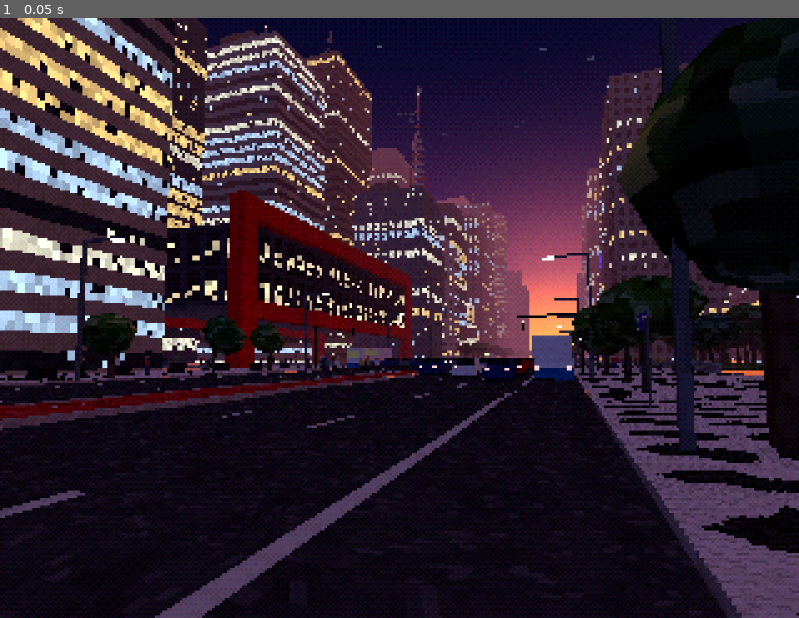
Above: before the commit, frame 1.
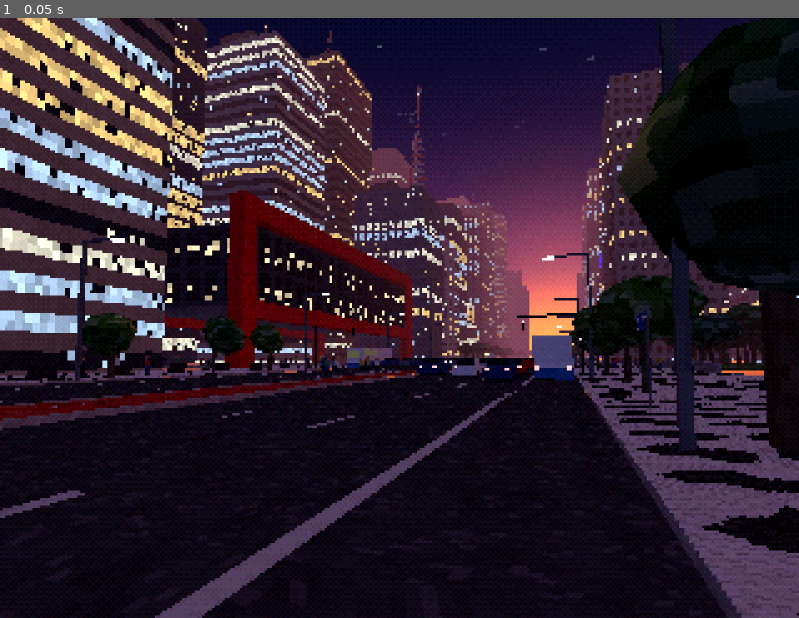
Above: after the commit, the same moment.

Repository: muricristino/walking-simulator-paulista
Game: Godot game, scene res://main.tscn
Two runs of this game, one before a commit and one after it. Both use one fixed random seed, a clock stepped at 60 frames per second and the inputs below.
Inputs:
- Up to frame 1 (0.05 s): no input

The runs differ from the first frame. In frame 1, 0.6% of the frame differs, in the area x 20-51%, y 36-52%.

Commit message:
feat: add newsstand texture and dimmer masp windows

Diff:
--- a/scripts/tex.gd
+++ b/scripts/tex.gd
@@ -173,7 +173,7 @@
 			if x % 3 == 0 or y == 0 or y == 8 or y == h - 1:
 				c = Color(0.2, 0.2, 0.22)
 			elif (y > 2 and y < 7) or (y > 10 and y < 15):
-				if rng.randf() < 0.5:
+				if rng.randf() < 0.3:
 					var lc := Color(1.0, 0.92, 0.75) * rng.randf_range(0.4, 0.7)
 					gl.set_pixel(x, y, lc)
 					c = c.lerp(lc, 0.5)
@@ -184,3 +184,19 @@
 static func plate(path: String) -> ImageTexture:
 	var img := Image.load_from_file(ProjectSettings.globalize_path(path))
 	return _tex(img)
+
+
+static func magazines(seed: int) -> ImageTexture:
+	rng.seed = seed
+	var img := Image.create(48, 20, false, Image.FORMAT_RGB8)
+	img.fill(Color(0.85, 0.85, 0.8))
+	for row in 4:
+		var x := 0
+		while x < 48:
+			var w := rng.randi_range(3, 5)
+			var c := Color.from_hsv(rng.randf(), rng.randf_range(0.4, 0.9), rng.randf_range(0.5, 1.0))
+			for yy in range(row * 5, row * 5 + 4):
+				for xx in range(x, mini(x + w - 1, 48)):
+					img.set_pixel(xx, yy, _grain(c, 0.08))
+			x += w
+	return _tex(img)
